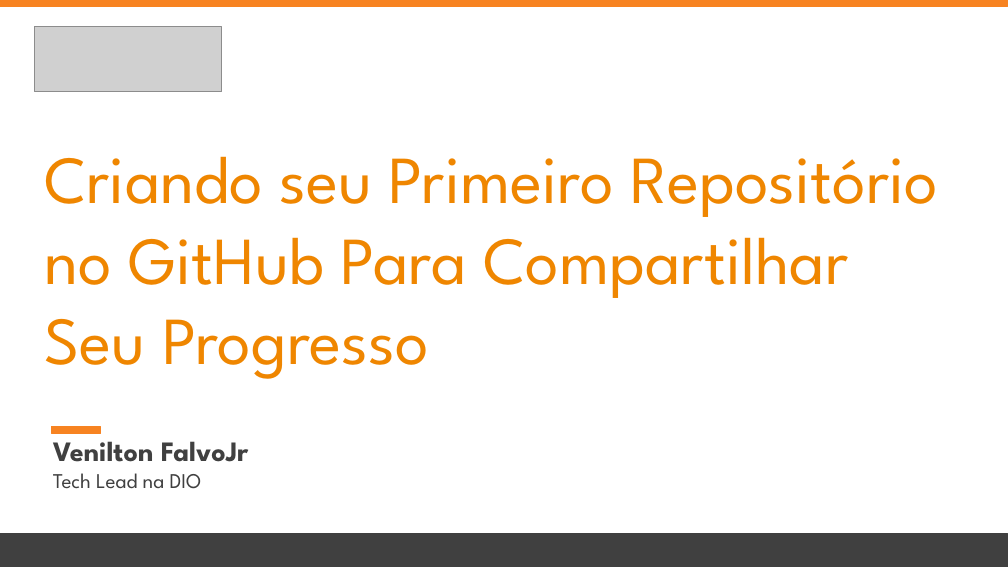
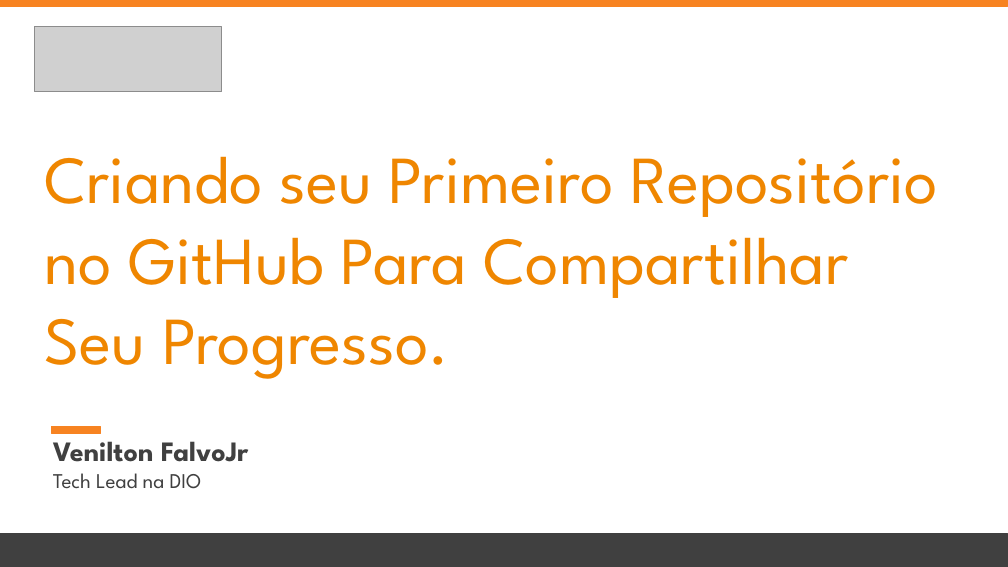
Before and after one commit to lferreira96/dio-desafio-gitrub-primeiro-repositorio, a slide deck: slide 1 of Desafio Git e Github/PPT - Desafio/Criando seu Primeiro Repositório no GitHub Para Compartilhar Seu Progresso.pptx. Drawn at 1008x567 pixels with LibreOffice and Linux fonts; fonts in the diff are those of the drawing; grey boxes stand for pictures. Boxes give left, top, right and bottom in pixels: in the first picture for what was removed or moved away, otherwise in the second. Text is boxed around its words. In the diff, an @@ line names an element or a change of style, - is before the commit and + after.

```diff
--- a/Desafio Git e Github/PPT - Desafio/Criando seu Primeiro Repositório no GitHub Para Compartilhar Seu Progresso.pptx
+++ b/Desafio Git e Github/PPT - Desafio/Criando seu Primeiro Repositório no GitHub Para Compartilhar Seu Progresso.pptx
@@ subtitle at box(44, 156, 937, 379): text changed @@
-Criando seu Primeiro Repositório no GitHub Para Compartilhar Seu Progresso
+Criando seu Primeiro Repositório no GitHub Para Compartilhar Seu Progresso.
```
Also in this commit, not shown: 2 other files.
